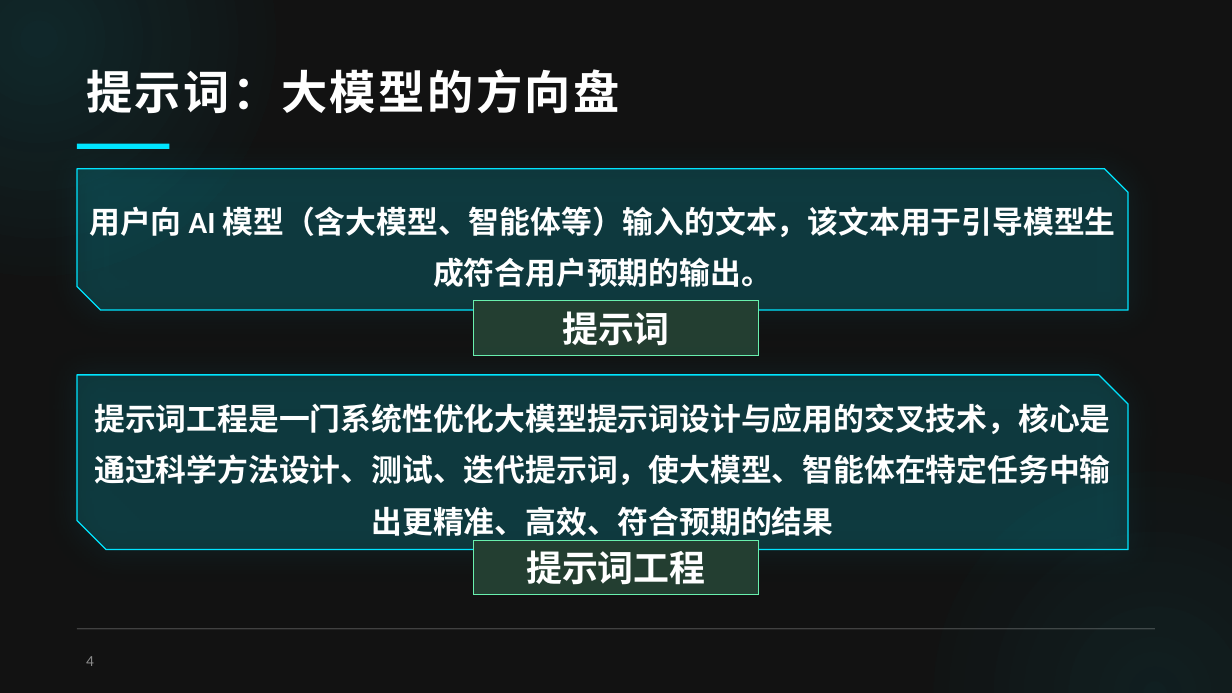
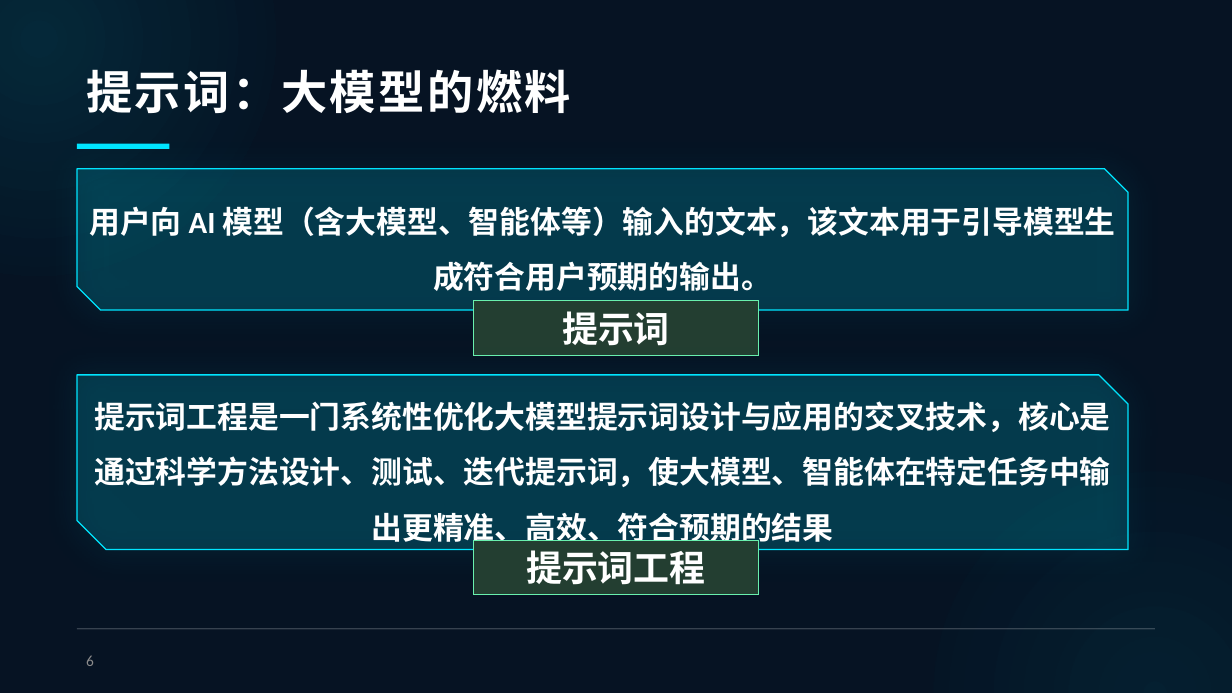
Before and after one commit to TramsWang/Intro2AITechs, a slide deck: slide 6 of 1-基础通识部分/8课时/第6课.pptx (slide 4 before the commit). Drawn at 1232x693 pixels with LibreOffice and Linux fonts; fonts in the diff are those of the drawing; background and template pictures are left out. Boxes give left, top, right and bottom in pixels: in the first picture for what was removed or moved away, otherwise in the second. Text is boxed around its words. In the diff, an @@ line names an element or a change of style, - is before the commit and + after.

```diff
--- a/1-基础通识部分/8课时/第6课.pptx
+++ b/1-基础通识部分/8课时/第6课.pptx
@@ background #121212 to #061323 @@
@@ title at (86, 69, 571, 113): text changed @@
-提示词：大模型的方向盘
+提示词：大模型的燃料
@@ text "用户向 AI 模型（含大模型、智能体等）输入的文本，该文本用于引导模型生成符合用户预期的输出。" at (89, 206, 1116, 291): line spacing 1.4 to 1.5 @@
@@ text "提示词工程是一门系统性优化大模型提示词设计与应用的交叉技术，核心是通过科学方法设计、测试、迭代提示词，使大模型、智能体在 ..." at (94, 401, 1110, 548): line spacing 1.4 to 1.5 @@
@@ page number at (86, 655, 94, 666): text changed @@
-4
+6
```
Also in this commit, not shown: 17 other slides changed, 2 slides added, 27 other files.
